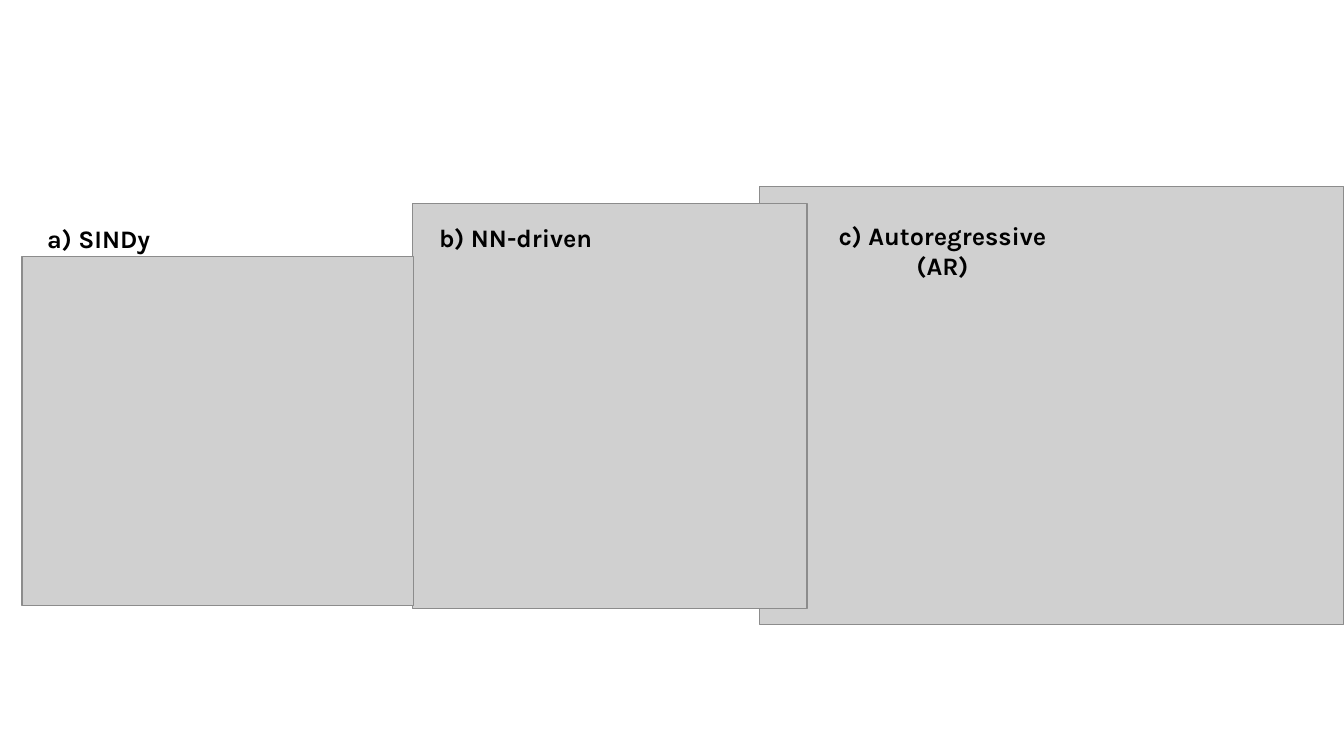
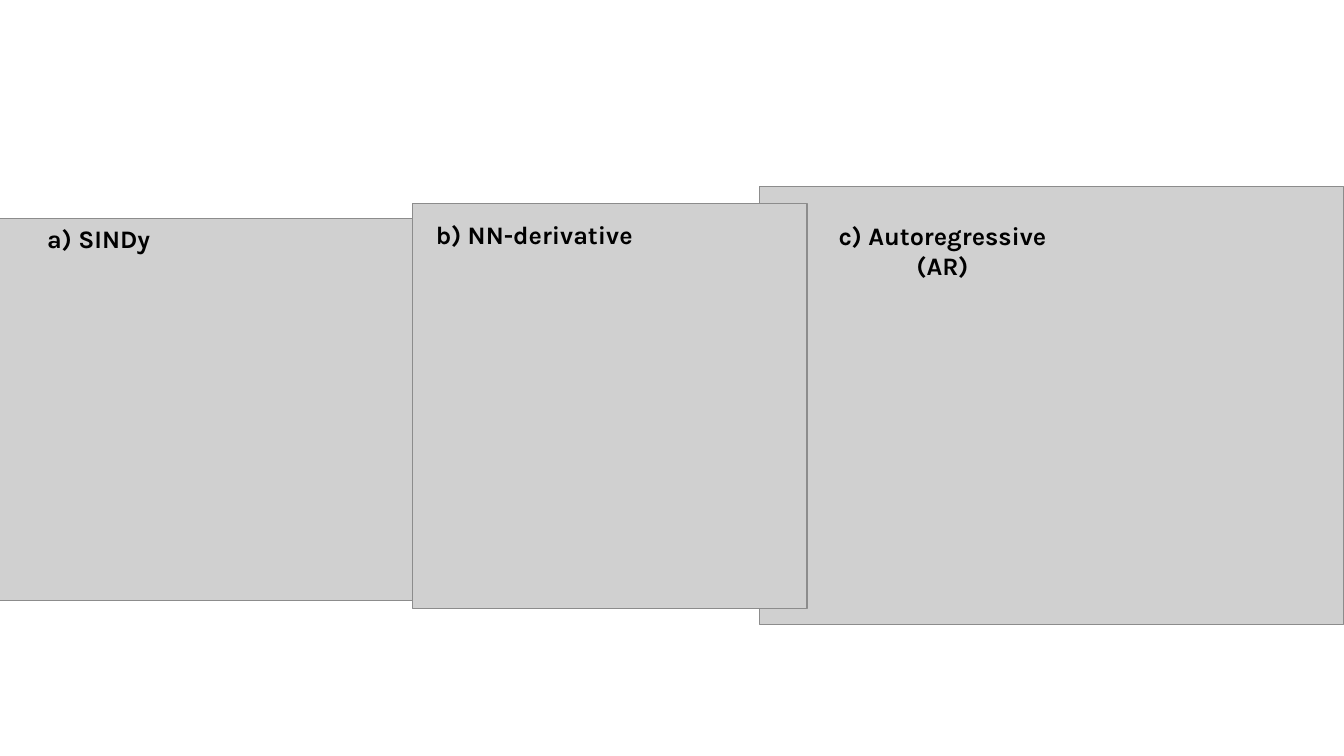
Before and after one commit to LLNL/mphys-surrogate-model, a slide deck: slide 3 of figures/figures.pptx. Drawn at 1344x756 pixels with LibreOffice and Linux fonts; fonts in the diff are those of the drawing; grey boxes stand for pictures. Boxes give left, top, right and bottom in pixels: in the first picture for what was removed or moved away, otherwise in the second. Text is boxed around its words. In the diff, an @@ line names an element or a change of style, - is before the commit and + after.

```diff
--- a/figures/figures.pptx
+++ b/figures/figures.pptx
@@ picture: place and size @@
-picture at (22, 256, 413, 605)
+picture at (0, 219, 413, 601)
@@ text at (436, 225, 633, 247): text changed @@
-b) NN-driven
+b) NN-derivative
```
Also in this commit, not shown: 3 other slides changed, 1 slide removed, 22 other files.
